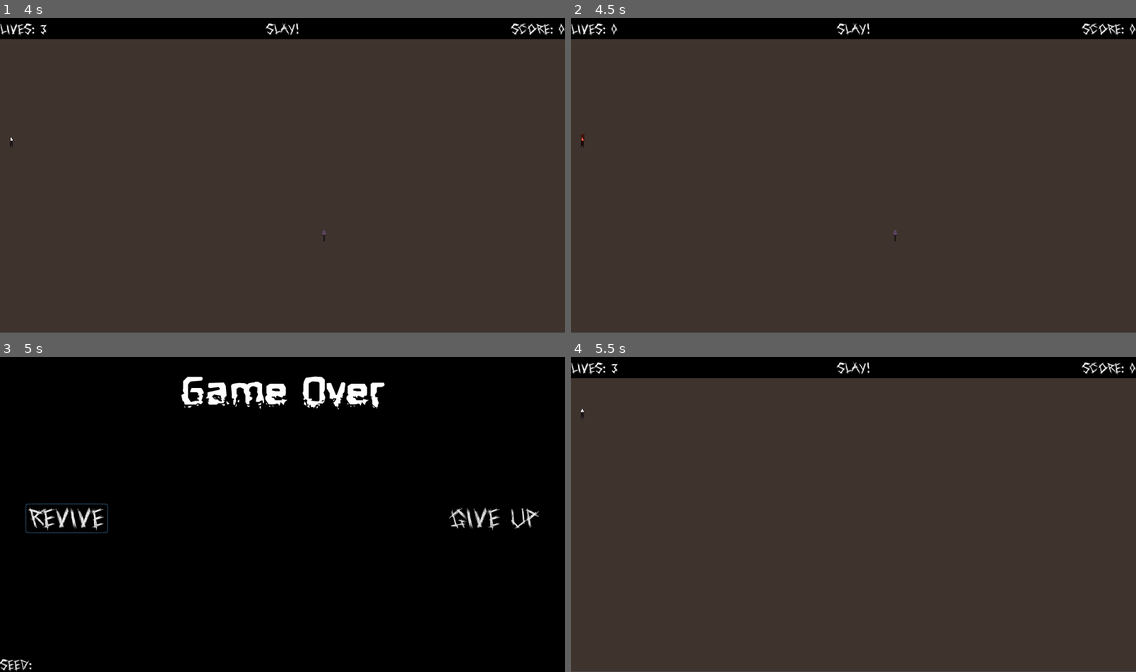
Above: before the commit, frames 1-4 (two rows, left to right).
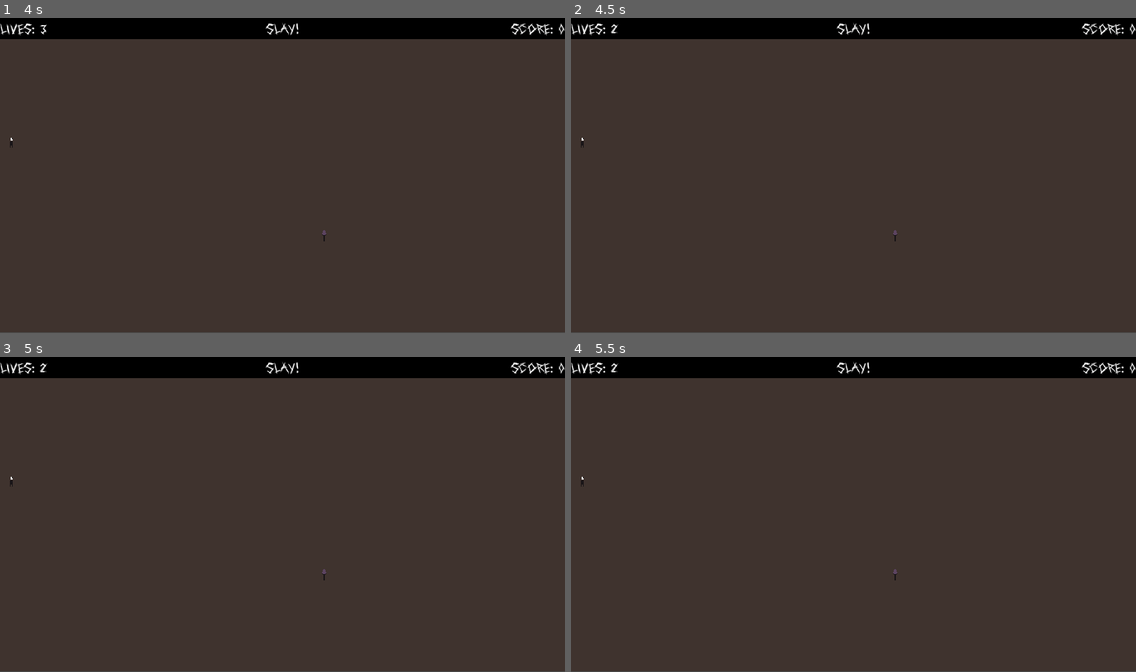
Above: after the commit, the same moments.

Repository: Academia-Team/Academia-Fall-of-the-Citadel
Game: Godot game, scene res://scene/intro.tscn
Same seed, same stepped clock (60 frames per second), same inputs: the game is played once before the commit and once after it. Sound files missing from this copy of the repository are replaced by a short silence.
Inputs (mouse positions are in pixels of both pictures, inside the frame that each line leads up to):
- Up to frame 1 (4 s): tap Enter at 0.5, 2, 3.5 s; move the mouse to (406, 159) at 0.52 s; hold N (move_down_right) 0.53-1.28 s; tap Space (action) at 0.6, 1.25, 1.35, 2.3, 2.75, 2.85, 3.6 s; click (406, 159) at 0.67 s; move the mouse to (169, 191) at 1.27 s; hold Down (move_down) 1.28-2.03 s; move the mouse to (339, 106) at 2.02 s; hold N (move_down_right) 2.03-2.78 s; hold Ctrl (stay) 2.03-2.78 s; move the mouse to (254, 238) at 2.77 s; hold Up (move_up) 2.78-3.53 s; click (254, 238) at 2.92 s; move the mouse to (452, 222) at 3.52 s; hold B (move_down_left) from 3.53 s (still down)
- Up to frame 2 (4.5 s): keep holding B (move_down_left); tap Delete (suicide) at 4.15 s; move the mouse to (684, 128) at 4.27 s; tap Ctrl (stay) at 4.35 s
- Up to frame 3 (5 s): keep holding B (move_down_left); tap Space (action) at 4.55 s
- Up to frame 4 (5.5 s): release B (move_down_left) at 5 s; click (638, 517) at 5 s, where only the run before the commit has a clickable "Revive"

Frame 1 is identical in both runs. In frame 2, less than 0.1% of the frame differs, in the area x 1-9%, y 1-40%; in frame 3, 94%, in the area x 0-100%, y 1-100%; in frame 4, less than 0.1%.
Error before the commit: Invalid call. Nonexistent function 'set_seed_val' in base 'ColorRect (gameover.gd)'. (res://scene/gamegrid.gd:146)

Commit message:
Emulate normal circumstances in kill()

Diff:
--- a/scene/player.gd
+++ b/scene/player.gd
@@ -32,7 +32,7 @@
 func kill():
 	while lives > 0:
 		hurt()
-		$immunity_timer.stop()
+		yield($immunity_timer, "timeout")
 
 func pos_in_bounds(pos):
 	return pos.x >= bounds.left && pos.x <= bounds.right && \
